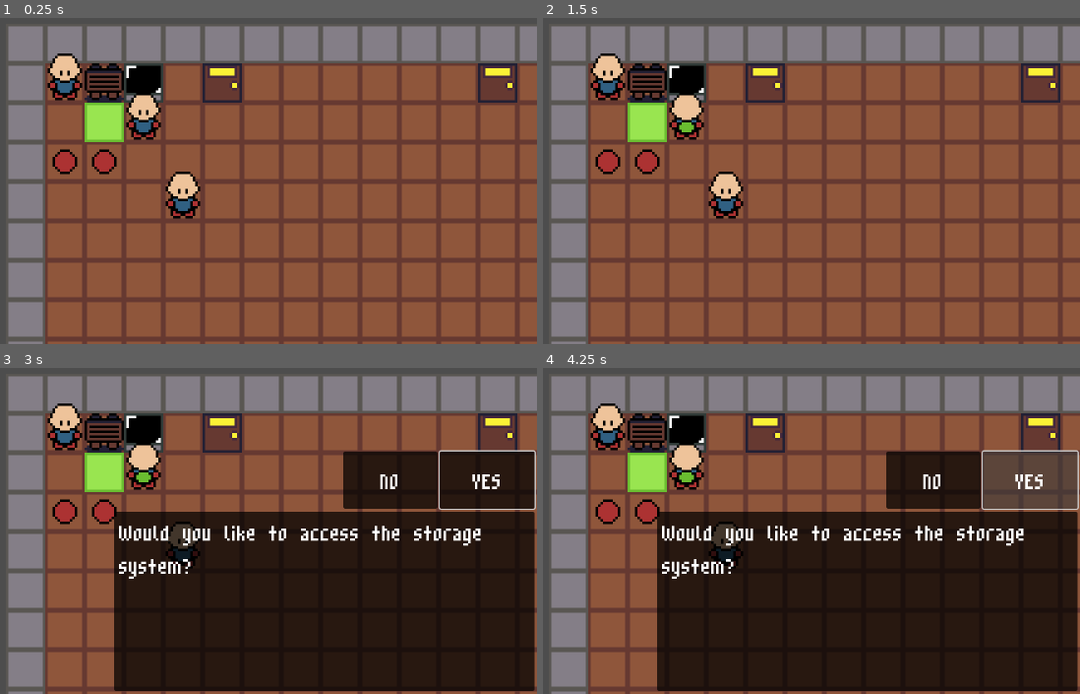
Above: before the commit, frames 1-4 (two rows, left to right).
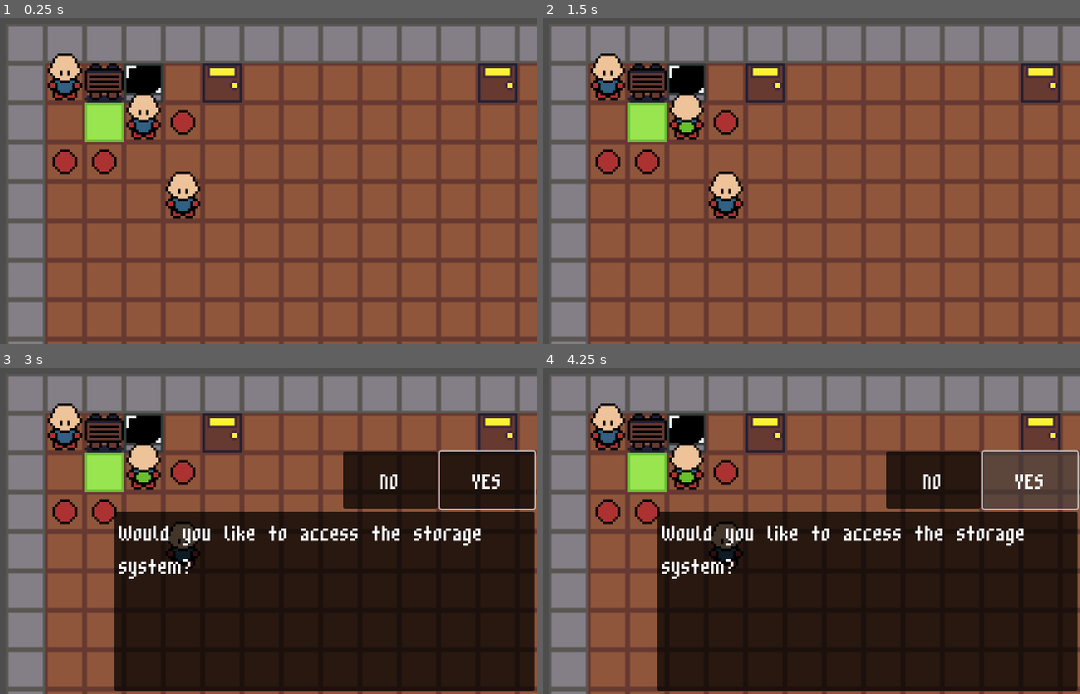
Above: after the commit, the same moments.

Repository: jevonsp/monster-tamer
Game: Godot game, scene res://main/main.tscn
Same seed, same stepped clock (60 frames per second), same inputs: the game is played once before the commit and once after it.
Inputs (mouse positions are in pixels of both pictures, inside the frame that each line leads up to):
- Up to frame 1 (0.25 s): no input
- Up to frame 2 (1.5 s): tap Enter at 0.5 s; move the mouse to (730, 119) at 0.52 s; hold Space (yes) 0.53-1.28 s; hold W (up) from 0.53 s (still down); click (730, 119) at 0.67 s; move the mouse to (645, 125) at 1.27 s; tap Shift at 1.35 s
- Up to frame 3 (3 s): keep holding W (up); tap Enter at 2 s; move the mouse to (161, 465) at 2.02 s; tap Alt at 2.1 s; tap Space (yes) at 2.75 s; move the mouse to (134, 478) at 2.77 s; tap Ctrl at 2.85 s; click (134, 478) at 2.92 s
- Up to frame 4 (4.25 s): release W (up) at 3.5 s; click "YES" at 3.5 s

The runs differ from the first frame. In frame 1, 0.3% of the frame differs, in the area x 31-37%, y 28-36%; in frame 2, 0.3%; in frame 3, 0.3%; in frame 4, 0.3%.

Commit message:
Fleshed out held Items

Diff:
--- /dev/null
+++ b/items/HeldEffect.gd
@@ -0,0 +1,22 @@
+extends Resource
+class_name HeldEffect
+
+enum EffectType { NONE, STAT_BOOST, TYPE_BOOST, HEALING, EXPERIENCE }
+enum BoostType { NONE, FLAT, PERCENTAGE }
+@export var effect_type: EffectType = EffectType.NONE
+@export var boost_type: BoostType = BoostType.NONE
+
+@export_range(-1.0, 1.0, 0.05) var percentage_boost_amount: float = 0.1
+@export var flat_boost_amount: int = 20
+@export var stat: Monster.Stat = Monster.Stat.NONE
+@export var type: TypeChart.Type = TypeChart.Type.NONE
+@export var healing_type: BoostType = BoostType.NONE
+@export var experience_boost_type: BoostType = BoostType.NONE
+
+
+func get_flat_bonus() -> int:
+	return flat_boost_amount
+
+
+func get_percent_bonus() -> float:
+	return percentage_boost_amount
--- a/items/Item.gd
+++ b/items/Item.gd
@@ -9,7 +9,7 @@
 @export_range(-5, 5) var priority: int = 0
 
 @export var use_effect: ItemEffect
-@export var held_effect: ItemEffect
+@export var held_effect: HeldEffect
 @export var catch_effect: CatchEffect
 
 
@@ -30,5 +30,22 @@
 		await use_effect.use(target)
 
 
-func give(_target: Monster) -> void:
-	print_debug("would give here")
+func give(target: Monster) -> void:
+	if held_effect:
+		var success = target.hold_item(self)
+		var ta: Array[String]
+		if success:
+			ta = ["Gave %s to %s to hold." % [self.name, target.name]]
+			Global.send_text_box.emit(null, ta, false, false, false)
+			await Global.text_box_complete
+		else:
+			ta = ["%s is already holding %s. Swap items?"]
+			Global.send_text_box.emit(null, ta, false, true, false)
+			var answer = await Global.text_box_complete
+			if answer:
+				await target.swap_items(self)
+				ta = ["Gave %s to %s to hold." % [self.name, target.name]]
+				Global.send_text_box.emit(null, ta, false, false, false)
+				await Global.text_box_complete
+			else:
+				return
--- /dev/null
+++ b/items/super_soaker/super_soaker.tres
@@ -0,0 +1,17 @@
+[gd_resource type="Resource" script_class="Item" format=3 uid="uid://dtqxmbxg0e5sk"]
+
+[ext_resource type="Script" uid="uid://c3s5668st8huq" path="res://items/Item.gd" id="1_6egtq"]
+[ext_resource type="Script" uid="uid://dkmo3si3ujfsx" path="res://items/HeldEffect.gd" id="1_kbf03"]
+
+[sub_resource type="Resource" id="Resource_kbf03"]
+script = ExtResource("1_kbf03")
+boost_type = 2
+type = 2
+metadata/_custom_type_script = "uid://dkmo3si3ujfsx"
+
+[resource]
+script = ExtResource("1_6egtq")
+name = "Super Soaker"
+description = "Boosts water type moves by 10%."
+held_effect = SubResource("Resource_kbf03")
+metadata/_custom_type_script = "uid://c3s5668st8huq"
--- a/main/Global.gd
+++ b/main/Global.gd
@@ -41,6 +41,7 @@
 
 #region Inventory
 signal send_player_inventory(inventory: Dictionary[Item, int])
+signal send_item_to_inventory(item: Item)
 signal player_inventory_requested
 signal use_item_on(item: Item, monster: Monster)
 signal give_item_to(item: Item, monster: Monster)
--- a/main/main.tscn
+++ b/main/main.tscn
@@ -25,6 +25,7 @@
 [ext_resource type="PackedScene" uid="uid://b5a6d0pcrx4rd" path="res://world_objects/interactable/static_object/storage.tscn" id="20_q0sk7"]
 [ext_resource type="Resource" uid="uid://bxx0p3qhlq7yk" path="res://items/base_ball/base_ball.tres" id="20_re7it"]
 [ext_resource type="PackedScene" uid="uid://dqpocp0lr7l2e" path="res://world_objects/interactable/static_object/storage_component.tscn" id="21_vapsy"]
+[ext_resource type="Resource" uid="uid://dtqxmbxg0e5sk" path="res://items/super_soaker/super_soaker.tres" id="23_qs5eo"]
 [ext_resource type="PackedScene" uid="uid://lhi4amumrkry" path="res://world_objects/teleporter/teleporter.tscn" id="26_d00gp"]
 [ext_resource type="PackedScene" uid="uid://bgmdhr02a5q64" path="res://world_objects/teleporter/teleporter_point.tscn" id="27_d8vpj"]
 
@@ -127,6 +128,10 @@
 item = ExtResource("20_re7it")
 is_question = true
 
+[node name="GroundItem" parent="GroundItems" unique_id=1761516484 instance=ExtResource("15_5xyti")]
+position = Vector2(64, 32)
+item = ExtResource("23_qs5eo")
+
 [node name="Sign" parent="." unique_id=1974786927 instance=ExtResource("14_73k8k")]
 position = Vector2(32, 16)
 text = Array[String](["This is a sign."])
--- a/monsters/Monster.gd
+++ b/monsters/Monster.gd
@@ -2,7 +2,9 @@
 extends Resource
 ## An instance of a monster
 static var EXPERIENCE_PER_LEVEL = 50
-enum Stat { NONE, ATTACK, SPECIAL_ATTACK, DEFENSE, SPECIAL_DEFENSE, SPEED, ACCURACY, EVASION, CRITICAL }
+enum Stat {
+	NONE, ATTACK, SPECIAL_ATTACK, DEFENSE, SPECIAL_DEFENSE, SPEED, ACCURACY, EVASION, CRITICAL, HITPOINTS
+}
 enum StatusApplyResult {
 	APPLIED,
 	REFRESHED,
@@ -32,6 +34,8 @@
 @export var is_captured: bool = false
 @export var was_active_in_battle: bool = false
 @export var player_in_battle: bool = false
+
+@export var held_item: Item
 
 @export var stat_multis: MonsterStatMultipliers = null
 
@@ -90,6 +94,17 @@
 	max_hitpoints = int((2 * monster_data.base_hitpoints * level) / 100.0) + level + 10
 
 
+func get_stat(stat: Stat) -> int:
+	if not held_item and not held_item.held_effect:
+		return MonsterStatTable.stat_properties[stat]
+	match held_item.held_effect.boost_type:
+		HeldEffect.BoostType.FLAT:
+			return int(held_item.held_effect.flat_boost_amount * MonsterStatTable.stat_properties[stat])
+		HeldEffect.BoostType.PERCENTAGE:
+			return int(held_item.held_effect.percentage_boost_amount * MonsterStatTable.stat_properties[stat])
+	return MonsterStatTable.stat_properties[stat]
+
+
 func create_stat_multis() -> void:
 	var monster_stat_multis = MonsterStatMultipliers.new()
 	stat_multis = monster_stat_multis
@@ -385,3 +400,17 @@
 func shake_check(shake_probablity: int) -> bool:
 	var chance = randi_range(0, 65535)
 	return chance >= shake_probablity
+
+
+func hold_item(item: Item) -> bool:
+	if held_item == null:
+		held_item = item
+		return true
+	else:
+		return false
+
+
+func swap_items(item: Item):
+	var temp = held_item
+	hold_item(item)
+	Global.send_item_to_inventory.emit(temp)
--- a/monsters/test_mon/test_mon_md.tres
+++ b/monsters/test_mon/test_mon_md.tres
@@ -6,11 +6,10 @@
 [ext_resource type="Resource" uid="uid://dfl86vfipebns" path="res://moves/drowzy_yawn/drowzy_yawn.tres" id="3_024sk"]
 [ext_resource type="Resource" uid="uid://vfpc6nx35foc" path="res://moves/ice_pack/ice_pack.tres" id="4_vpip3"]
 [ext_resource type="Resource" uid="uid://c2emuc4iwqnur" path="res://moves/static_poke/static_poke.tres" id="5_w3cql"]
-[ext_resource type="Resource" uid="uid://b331jmu0uv6mb" path="res://moves/three_card_monte/three_card_monte.tres" id="6_kkqsp"]
 
 [resource]
 script = ExtResource("2_yohn8")
 species = "Test Mon"
 texture = ExtResource("3_6x6x4")
-starting_moves = Array[ExtResource("1_3g4w2")]([ExtResource("3_024sk"), ExtResource("4_vpip3"), ExtResource("5_w3cql"), ExtResource("6_kkqsp")])
+starting_moves = Array[ExtResource("1_3g4w2")]([ExtResource("3_024sk"), ExtResource("4_vpip3"), ExtResource("5_w3cql"), ExtResource("5_w3cql")])
 metadata/_custom_type_script = "uid://vx6b6njwqnde"
--- a/moves/DamageEffect.gd
+++ b/moves/DamageEffect.gd
@@ -32,39 +32,69 @@
 	await target.check_faint()
 
 
+func _get_damage_stats(actor: Monster, target: Monster) -> Array:
+	var atk_stat: Monster.Stat
+	var def_stat: Monster.Stat
+
+	match damage_type:
+		DamageType.PHYSICAL:
+			atk_stat = Monster.Stat.ATTACK
+			def_stat = Monster.Stat.DEFENSE
+		DamageType.SPECIAL:
+			atk_stat = Monster.Stat.SPECIAL_ATTACK
+			def_stat = Monster.Stat.SPECIAL_DEFENSE
+
+	var attacking_stat = actor.get_stat(atk_stat) * actor.get_stat_stage_multi(atk_stat)
+	var defending_stat = target.get_stat(def_stat) * target.get_stat_stage_multi(def_stat)
+	var attacking_multi = actor.stat_multis.stat_multipliers[atk_stat]
+	var defending_multi = target.stat_multis.stat_multipliers[def_stat]
+
+	return [attacking_stat, defending_stat, attacking_multi, defending_multi]
+
+
+func _get_item_boost(monster: Monster) -> Variant:
+	if not monster.held_item or not monster.held_item.held_effect:
+		return null
+	if monster.held_item.held_effect.effect_type != HeldEffect.EffectType.TYPE_BOOST:
+		return null
+
+	match monster.held_item.held_effect.BoostType:
+		HeldEffect.BoostType.PERCENTAGE:
+			return monster.held_item.held_effect.get_percent_bonus()
+		HeldEffect.BoostType.FLAT:
+			return monster.held_item.held_effect.get_flat_bonus()
+
+	return null
+
+
 func calculate_damage(actor: Monster, target: Monster) -> int:
 	var efficacy := TypeChart.get_attacking_type_efficacy(type, target.type)
-	var attacking_stat: float
-	var attacking_stat_stage_multi: float
-	var attacking_multi: float
-	var defending_stat: float
-	var defending_stat_stage_multi: float
-	var defending_multi: float
-	match damage_type:
-		DamageType.PHYSICAL:
-			attacking_stat_stage_multi = actor.get_stat_stage_multi(Monster.Stat.ATTACK)
-			attacking_stat = actor.attack * attacking_stat_stage_multi
-			attacking_multi = actor.stat_multis.stat_multipliers[Monster.Stat.ATTACK]
+	var stats := _get_damage_stats(actor, target)
+	var attacking_stat: float = stats[0]
+	var defending_stat: float = stats[1]
+	var attacking_multi: float = stats[2]
+	var defending_multi: float = stats[3]
 
-			defending_stat_stage_multi = target.get_stat_stage_multi(Monster.Stat.DEFENSE)
-			defending_stat = target.defense * defending_stat_stage_multi
-			defending_multi = target.stat_multis.stat_multipliers[Monster.Stat.DEFENSE]
-		DamageType.SPECIAL:
-			attacking_stat_stage_multi = actor.get_stat_stage_multi(Monster.Stat.SPECIAL_ATTACK)
-			attacking_stat = actor.special_attack * attacking_stat_stage_multi
-			attacking_multi = actor.stat_multis.stat_multipliers[Monster.Stat.SPECIAL_ATTACK]
+	var stab_bonus := 1.5 if actor.type == type else 1.0
+	var multi := efficacy * attacking_multi * defending_multi * stab_bonus
 
-			defending_stat_stage_multi = target.get_stat_stage_multi(Monster.Stat.SPECIAL_DEFENSE)
-			defending_stat = target.special_defense * defending_stat_stage_multi
-			defending_multi = target.stat_multis.stat_multipliers[Monster.Stat.SPECIAL_DEFENSE]
+	var level_factor := ((2.0 * actor.level) / 5.0) + 2.0
+	var damage := ((level_factor * base_power * (attacking_stat / defending_stat)) / 50.0 + 2.0) * multi
 
-	var level_based_damage = (((2 * actor.level) / 5.0) + 2)
-	var scaling_based_damage = (base_power * (attacking_stat / defending_stat))
-	var stab_bonus = 1.5 if actor.type == type else 1.0
-	var multi = efficacy * attacking_multi * defending_multi * stab_bonus
-	var final_damage = (((level_based_damage * scaling_based_damage) / 50.0) + 2) * multi
+	var attacking_item_boost = _get_item_boost(actor)
+	var defending_item_boost = _get_item_boost(target)
 
-	return int(ceil(final_damage))
+	if attacking_item_boost is int:
+		damage += attacking_item_boost
+	elif attacking_item_boost is float:
+		damage *= attacking_item_boost
+
+	if defending_item_boost is int:
+		damage -= defending_item_boost
+	elif defending_item_boost is float:
+		damage /= defending_item_boost
+
+	return int(ceil(damage))
 
 
 func calculate_critical(actor: Monster) -> bool:
--- a/moves/drowzy_yawn/drowzy_yawn.tres
+++ b/moves/drowzy_yawn/drowzy_yawn.tres
@@ -1,8 +1,11 @@
 [gd_resource type="Resource" script_class="Move" format=3 uid="uid://dfl86vfipebns"]
 
+[ext_resource type="PackedScene" uid="uid://bo31bpbbsqfqh" path="res://moves/drowzy_yawn/drowzy_yawn_animation.tscn" id="1_6wypi"]
 [ext_resource type="Script" uid="uid://c3d1u67cjiyob" path="res://moves/MoveEffect.gd" id="1_oatj1"]
 [ext_resource type="Script" uid="uid://cawunai26wo8m" path="res://moves/Move.gd" id="2_6wypi"]
 
 [resource]
 script = ExtResource("2_6wypi")
+name = "Drowzy Yawn"
+animation = ExtResource("1_6wypi")
 metadata/_custom_type_script = "uid://cawunai26wo8m"
--- a/moves/ice_pack/ice_pack.tres
+++ b/moves/ice_pack/ice_pack.tres
@@ -1,8 +1,11 @@
 [gd_resource type="Resource" script_class="Move" format=3 uid="uid://vfpc6nx35foc"]
 
+[ext_resource type="PackedScene" uid="uid://sbw7x3ervdwf" path="res://moves/ice_pack/ice_pack_animation.tscn" id="1_ojqdt"]
 [ext_resource type="Script" uid="uid://c3d1u67cjiyob" path="res://moves/MoveEffect.gd" id="1_qxmpk"]
 [ext_resource type="Script" uid="uid://cawunai26wo8m" path="res://moves/Move.gd" id="2_ojqdt"]
 
 [resource]
 script = ExtResource("2_ojqdt")
+name = "Ice Pack"
+animation = ExtResource("1_ojqdt")
 metadata/_custom_type_script = "uid://cawunai26wo8m"
--- a/moves/nettles/nettles.tres
+++ b/moves/nettles/nettles.tres
@@ -11,6 +11,7 @@
 script = ExtResource("3_361o3")
 type = 3
 base_power = 15
+damage_type = null
 metadata/_custom_type_script = "uid://g1i3kodg4e2d"
 
 [sub_resource type="Resource" id="Resource_8pmp8"]
--- a/moves/static_poke/static_poke.tres
+++ b/moves/static_poke/static_poke.tres
@@ -9,6 +9,9 @@
 
 [sub_resource type="Resource" id="Resource_a1l0h"]
 script = ExtResource("3_2ry4l")
+type = null
+base_power = null
+damage_type = null
 metadata/_custom_type_script = "uid://g1i3kodg4e2d"
 
 [sub_resource type="Resource" id="Resource_5rgub"]
--- a/player/inventory_handler.gd
+++ b/player/inventory_handler.gd
@@ -33,6 +33,6 @@
 	remove(item)
 
 
-func _on_give_item_to(item: Item, _monster: Monster) -> void:
-	#await monster.give(item)
+func _on_give_item_to(item: Item, monster: Monster) -> void:
+	await item.give(monster)
 	remove(item)
Not shown, added: items/HeldEffect.gd.uid
